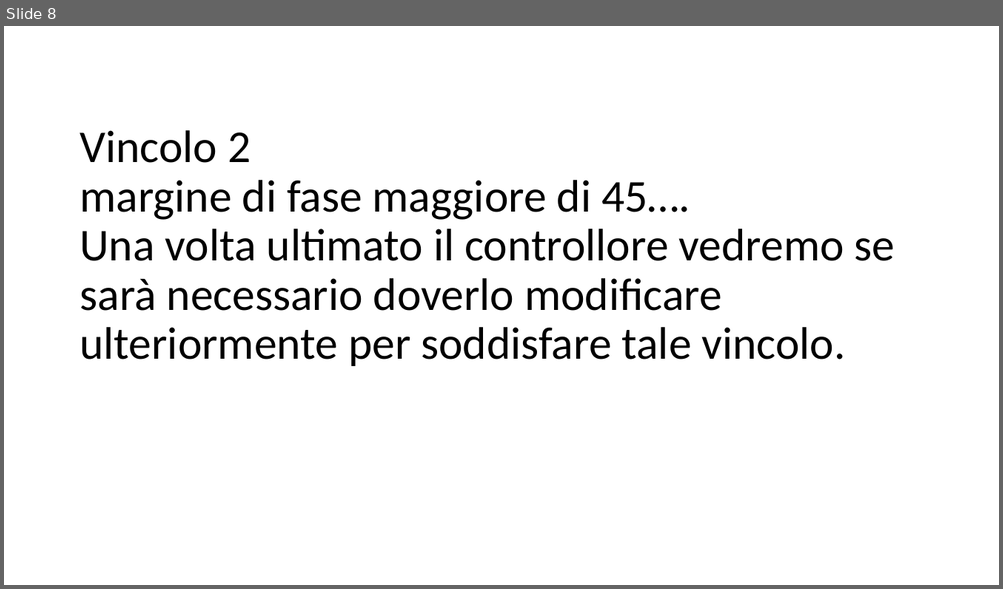
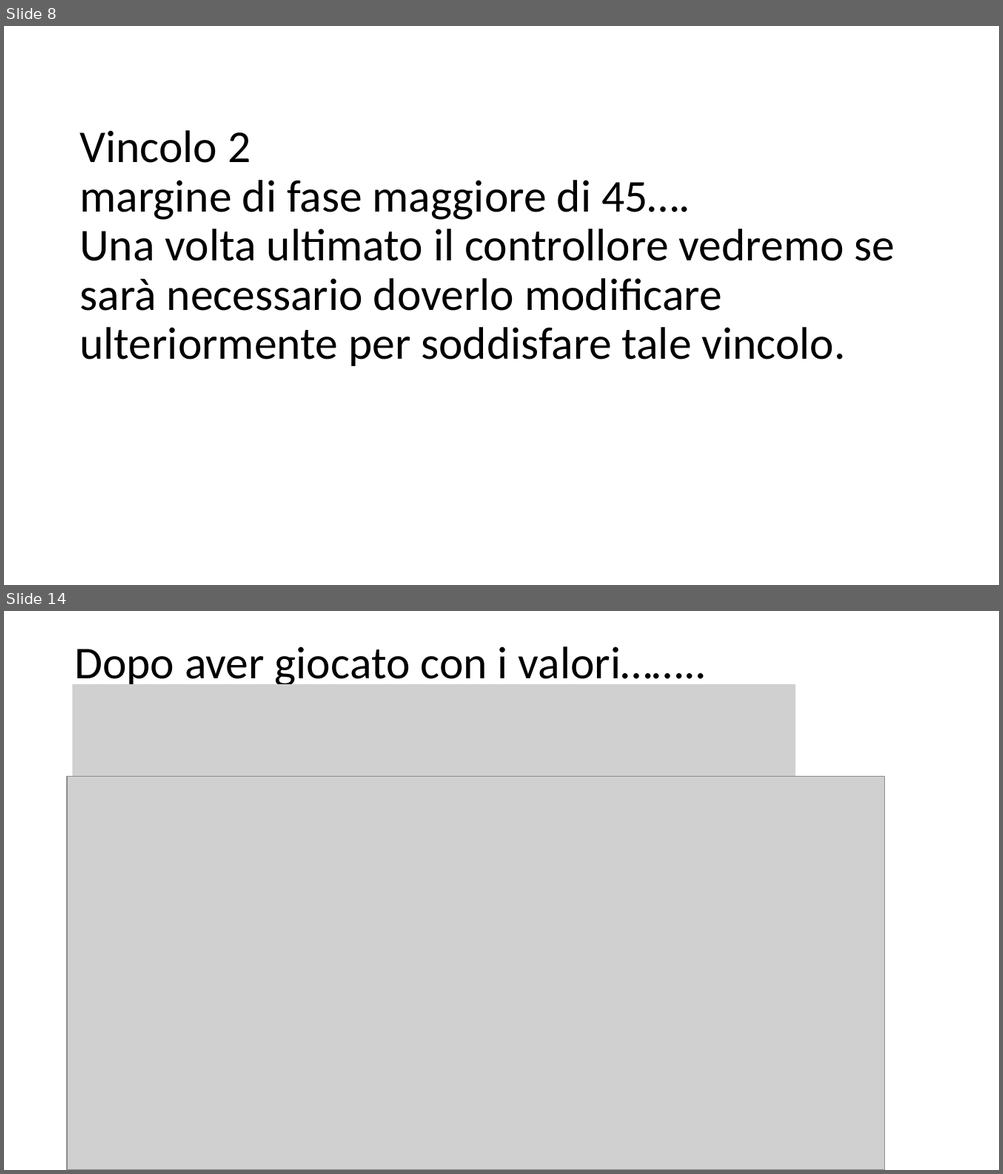
Before and after one commit to FraBug/ControlliAutomatici, a slide deck: ProgettoCA_passaggi.pptx. Shown one above the other, each under a label of ours: slide 8 before the commit, slides 8 and 14 after it; the slides between them are not shown. The pictures are 1003x589 and 1003x1174 pixels, drawn with LibreOffice and Linux fonts; fonts in the diff are those of the drawing; grey boxes stand for pictures. Boxes give left, top, right and bottom in pixels: in the first picture for what was removed or moved away, otherwise in the second. Text is boxed around its words. In the diff, an @@ line names an element or a change of style, - is before the commit and + after.

```diff
--- a/ProgettoCA_passaggi.pptx
+++ b/ProgettoCA_passaggi.pptx
@@ slide 14 added at [4,611,999,1170], background #FFFFFF @@
@@ title added at [74,647,707,689], 44 pt, text #000000 @@
+Dopo aver giocato con i valori……..
@@ picture added at [73,684,796,805] @@
@@ picture added at [67,777,885,1170] @@
```
Also in this commit, not shown: 1 slide changed, 5 other slides added, 1 slide removed.
